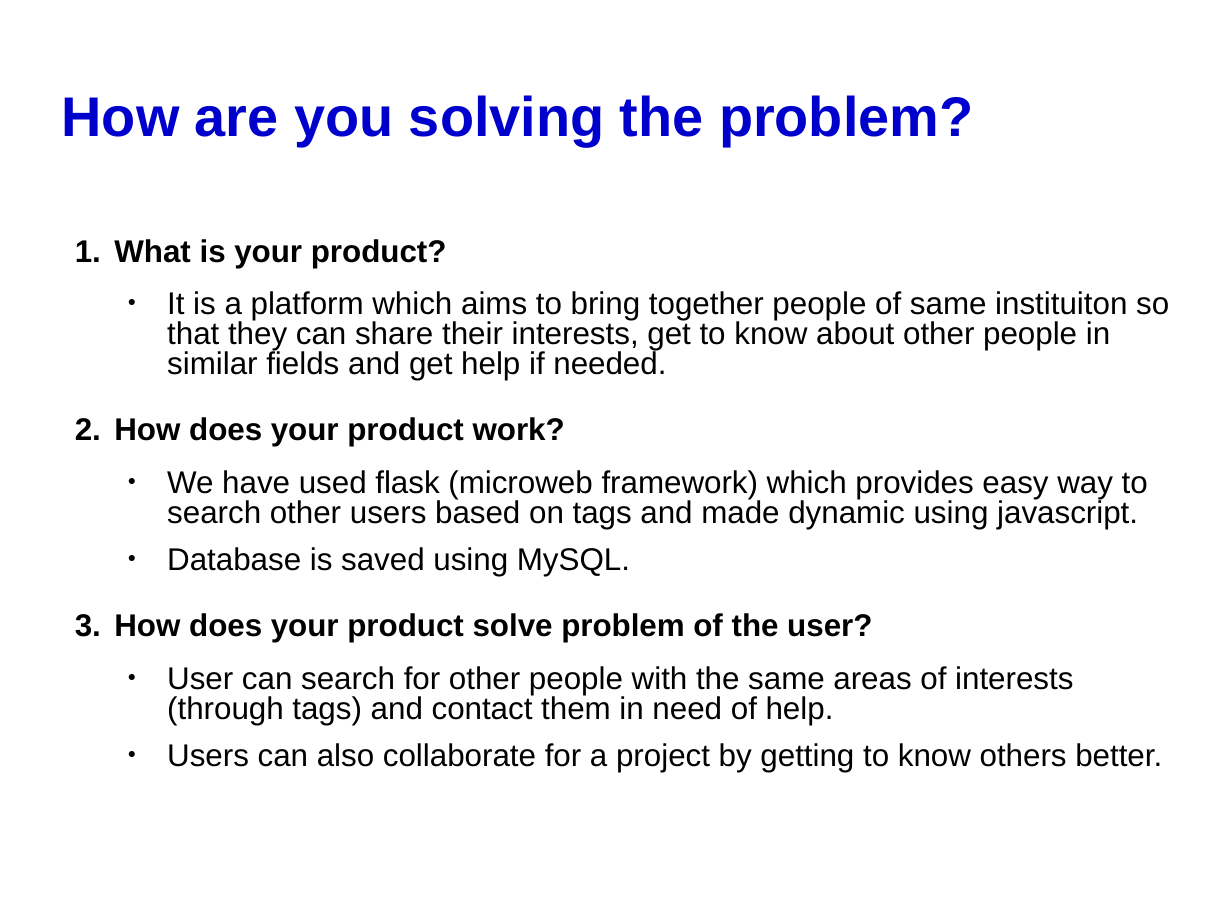
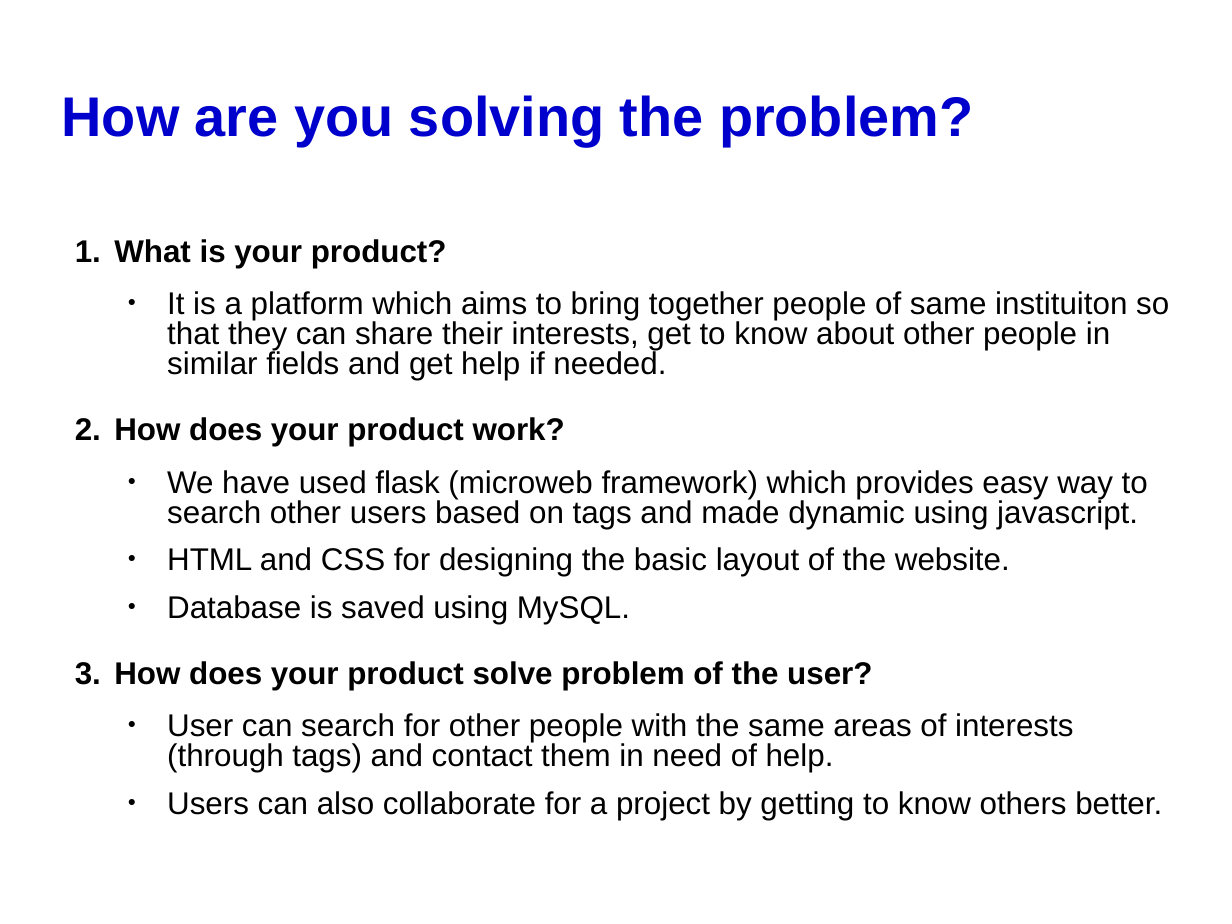
Before and after one commit to dheeraj135/Connect, a slide deck: slide 4 of 3slider.odp. Drawn at 1232x924 pixels with LibreOffice and Linux fonts; fonts in the diff are those of the drawing; background and template pictures are left out. Boxes give left, top, right and bottom in pixels: in the first picture for what was removed or moved away, otherwise in the second. Text is boxed around its words. In the diff, an @@ line names an element or a change of style, - is before the commit and + after.

Commit message:
updated slides

```diff
--- a/3slider.odp
+++ b/3slider.odp
@@ text at <box>167,547,1010,576</box>: paragraph added @@
+  ● HTML and CSS for designing the basic layout of the website.
```
